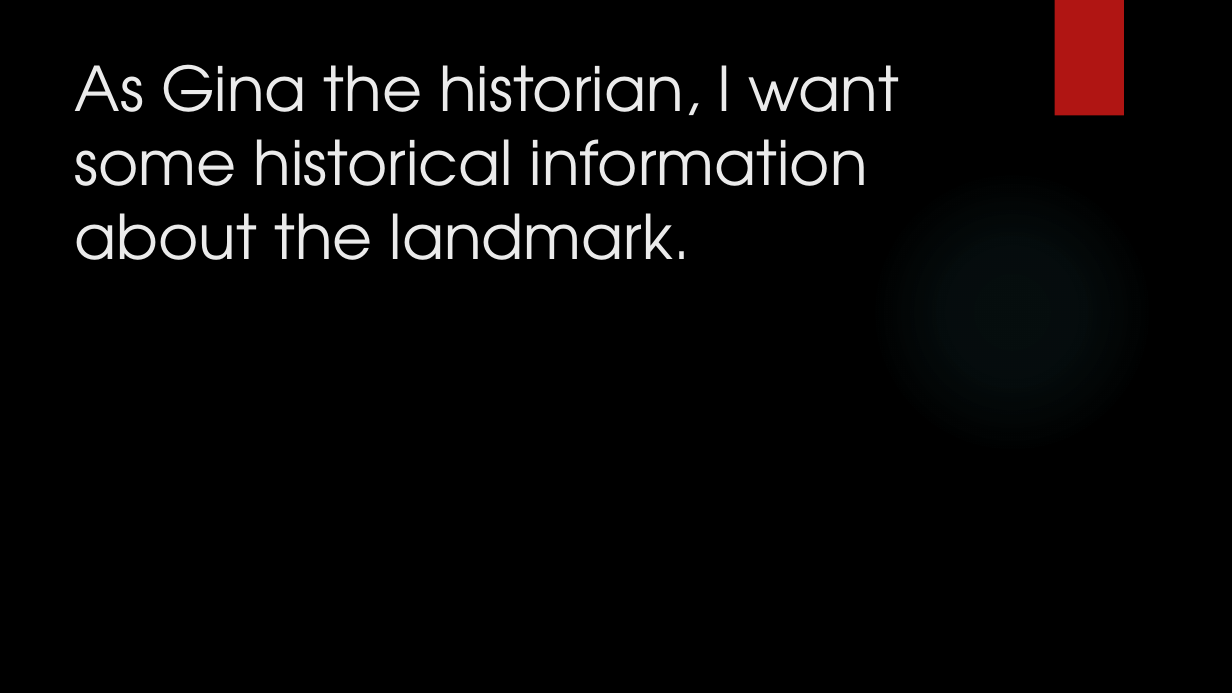
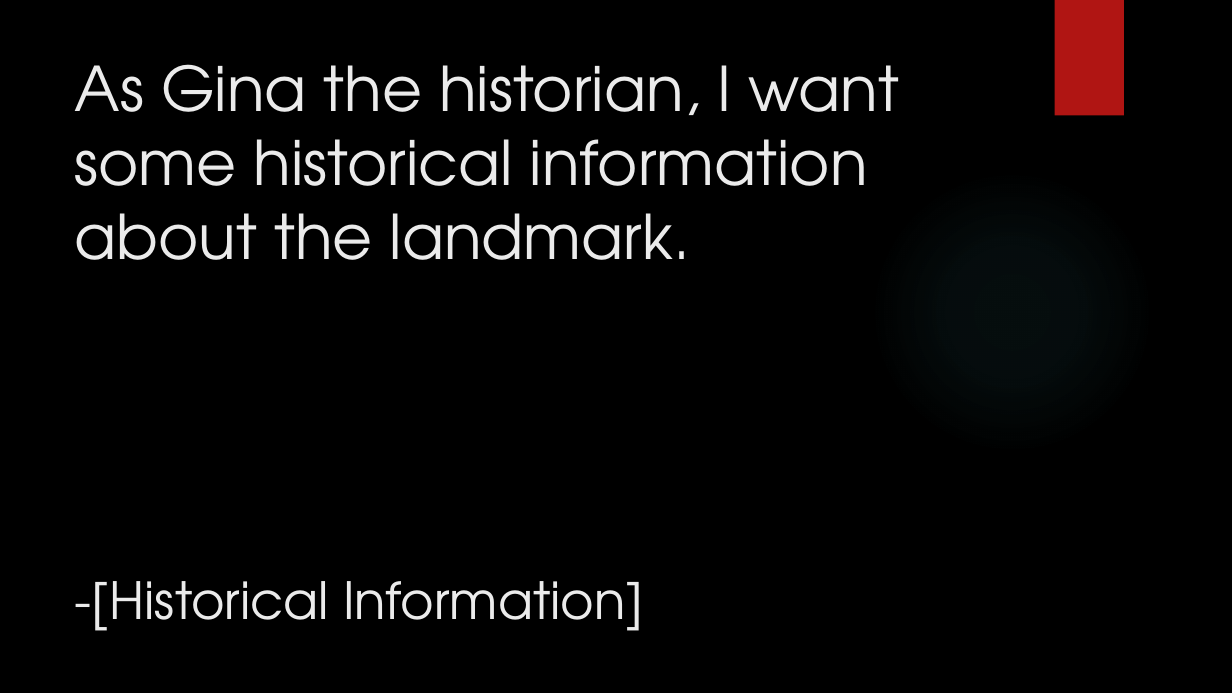
Before and after one commit to junmin-yee/Landmarked, a slide deck: slide 21 of Technology Presentation.pptx. Drawn at 1232x693 pixels with LibreOffice and Linux fonts; fonts in the diff are those of the drawing; background and template pictures are left out. Boxes give left, top, right and bottom in pixels: in the first picture for what was removed or moved away, otherwise in the second. Text is boxed around its words. In the diff, an @@ line names an element or a change of style, - is before the commit and + after.

```diff
--- a/Technology Presentation.pptx
+++ b/Technology Presentation.pptx
@@ title at box(75, 64, 899, 631): text changed @@
-As Gina the historian, I want some historical information about the landmark.
+As Gina the historian, I want some historical information about the landmark.
+-[Historical Information]
```
Also in this commit, not shown: 14 other slides changed.
